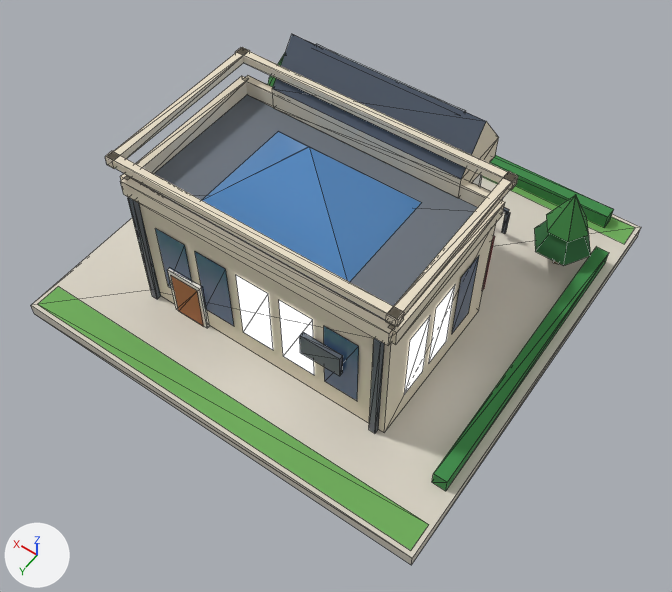
Two versions of the glTF model public/models/25.glb, one commit apart.
One viewpoint serves both versions: a camera (50 mm lens) standing at (-0.746, 1.083, 1.601) and looking at (-0.072, 0.139, 0.118). The axes (+X, +Y, +Z) are drawn at lower left. The lights are the same throughout. The first picture is the older version. Mesh edges are drawn as thin lines. Vertices at exactly the same position are counted once.

The first picture shows 'b25'.
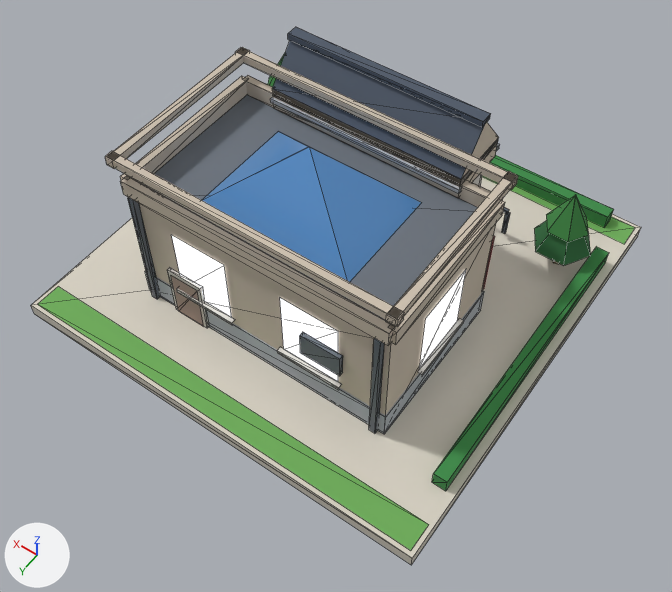
Patch to the scene script:
```diff
--- a/public/models/25.glb.py
+++ b/public/models/25.glb.py
@@ mat_wall_cream @@
 n2 = _N.new('ShaderNodeMix'); n2.name = 'Mix'
 n2.inputs[0].default_value = 1.0  # 'Factor'
-n2.inputs[7].default_value = (0.823, 0.738, 0.578, 1.0)  # 'B', pale yellow #eadfc8
+n2.inputs[7].default_value = (0.604, 0.521, 0.423, 1.0)  # 'B', light grey #ccbfae
 n3 = _N.new('ShaderNodeVertexColor'); n3.name = 'Color Attribute'
@@ mat_wall_wood @@
 n2 = _N.new('ShaderNodeMix'); n2.name = 'Mix'
 n2.inputs[0].default_value = 1.0  # 'Factor'
-n2.inputs[7].default_value = (0.392, 0.138, 0.0423, 1.0)  # 'B', brown #a8683a
+n2.inputs[7].default_value = (0.342, 0.25, 0.209, 1.0)  # 'B', brown #9e897e
 n3 = _N.new('ShaderNodeVertexColor'); n3.name = 'Color Attribute'
@@ mat_white @@
 n2 = _N.new('ShaderNodeMix'); n2.name = 'Mix'
 n2.inputs[0].default_value = 1.0  # 'Factor'
-n2.inputs[7].default_value = (0.88, 0.855, 0.791, 1.0)  # 'B', white #f1eee6
+n2.inputs[7].default_value = (0.617, 0.597, 0.552, 1.0)  # 'B', light grey #cecbc4
 n3 = _N.new('ShaderNodeVertexColor'); n3.name = 'Color Attribute'
@@ mat_glow_window_res @@
+mat_glow_window_res = bpy.data.materials.new('glow_window_res')
+# nodes: BsdfPrincipled, Mix, OutputMaterial, VertexColor
+# colours: blue #3d5a82, mixed with the vertex colours
@@ me_b25 @@
-me_b25.from_pydata(...)  # 566 vertices, 634 faces; spans x -0.48..0.48, y -0.48..0.48, z 0.0..0.47
+me_b25.from_pydata(...)  # 602 vertices, 688 faces; spans x -0.48..0.48, y -0.48..0.48, z 0.0..0.478
+# me_b25 part 1: the loose piece of 8 vertices spanning x -0.17..0.17, y -0.134..-0.116, z 0.435..0.46 is copied, and the copy is scaled about its middle by (1.29, 1.5, 0.512), then moved by (0.0, 0.005, 0.024), in mat_roof_slate; it spans x -0.22..0.22, y -0.133..-0.106, z 0.465..0.478
+# me_b25 part 2: the loose piece of 8 vertices spanning x -0.17..0.17, y -0.134..-0.116, z 0.435..0.46 is copied, and the copy is scaled about its middle by (1.29, 7.78, 0.66), then moved by (0.0, 0.005, -0.077), in mat_white; it spans x -0.22..0.22, y -0.19..-0.05, z 0.363..0.379
+# me_b25 part 3: the loose piece of 8 vertices spanning x -0.3..0.3, y -0.069..-0.051, z 0.33..0.365 is copied, and the copy is scaled about its middle by (0.741, 0.583, 0.28), then moved by (0.0, 0.011, 0.005), in mat_slab; it spans x -0.222..0.222, y -0.054..-0.044, z 0.348..0.358
+# me_b25 part 4: the loose piece of 8 vertices spanning x -0.3..0.3, y -0.06..0.3, z 0.03..0.33 is copied, and the copy is scaled about its middle by (1.01, 1.02, 0.213), then moved by (0.0, 0.0, -0.118), in mat_slab; it spans x -0.303..0.303, y -0.063..0.303, z 0.03..0.094
+# me_b25 part 5: the loose piece of 4 vertices spanning x 0.062..0.138, y 0.303, z 0.09..0.27 is rebuilt with 4 vertices and now spans x 0.065..0.194, y 0.303, z 0.117..0.279, in mat_glow_window_res
+# me_b25 part 6: the loose piece of 4 vertices spanning x -0.138..-0.062, y 0.303, z 0.09..0.27 is rebuilt with 4 vertices and now spans x -0.194..-0.065, y 0.303, z 0.117..0.279, in mat_glow_window_res
+# me_b25 part 7: the loose piece of 4 vertices spanning x -0.303, y 0.087..0.153, z 0.09..0.27 is rebuilt with 4 vertices and now spans x -0.303, y 0.051..0.19, z 0.117..0.279, in mat_glow_window_res
+# me_b25 part 8: 10 loose pieces with 40 vertices, spanning x -0.303..0.303, y -0.063..0.303, z 0.09..0.27, are deleted
+# me_b25 part 9: 36 vertices added at x -0.313..0.313, y -0.073..0.313, z 0.109..0.117
+# other edits to the shape of me_b25 do not show in these pictures
 me_b25.materials.append(mat_paving)
@@ me_b25 @@
 me_b25.materials.append(mat_glow_window)
-me_b25.materials.append(mat_glass_dark)
 me_b25.materials.append(mat_white)
@@ me_b25 @@
 me_b25.materials.append(mat_tree_dark)
+me_b25.materials.append(mat_glow_window_res)
```

What differs and where, as boxes (x1, y1, x2, y2) in the pictures (672 x 592 px):
'b25', surface changed, reshaped: before (31, 34, 641, 565); after (31, 27, 641, 565)
part 1 of me_b25, added (blue): after (288, 27, 491, 127)
part 2 of me_b25, added: after (273, 90, 498, 186)
part 3 of me_b25, added: after (270, 97, 461, 194)
part 4 of me_b25, added: after (145, 271, 484, 434)
part 5 of me_b25, rebuilt (52% wider, 12% taller): before (195, 252, 234, 326); after (172, 235, 232, 318)
part 6 of me_b25, rebuilt (64% wider, 11% taller): before (279, 300, 314, 375); after (280, 298, 338, 381)
part 7 of me_b25, rebuilt (74% wider, 27% taller): before (429, 286, 455, 363); after (420, 270, 466, 368)
part 8 of me_b25, deleted: before (155, 228, 479, 401)
part 9 of me_b25, added: after (176, 288, 464, 390)
